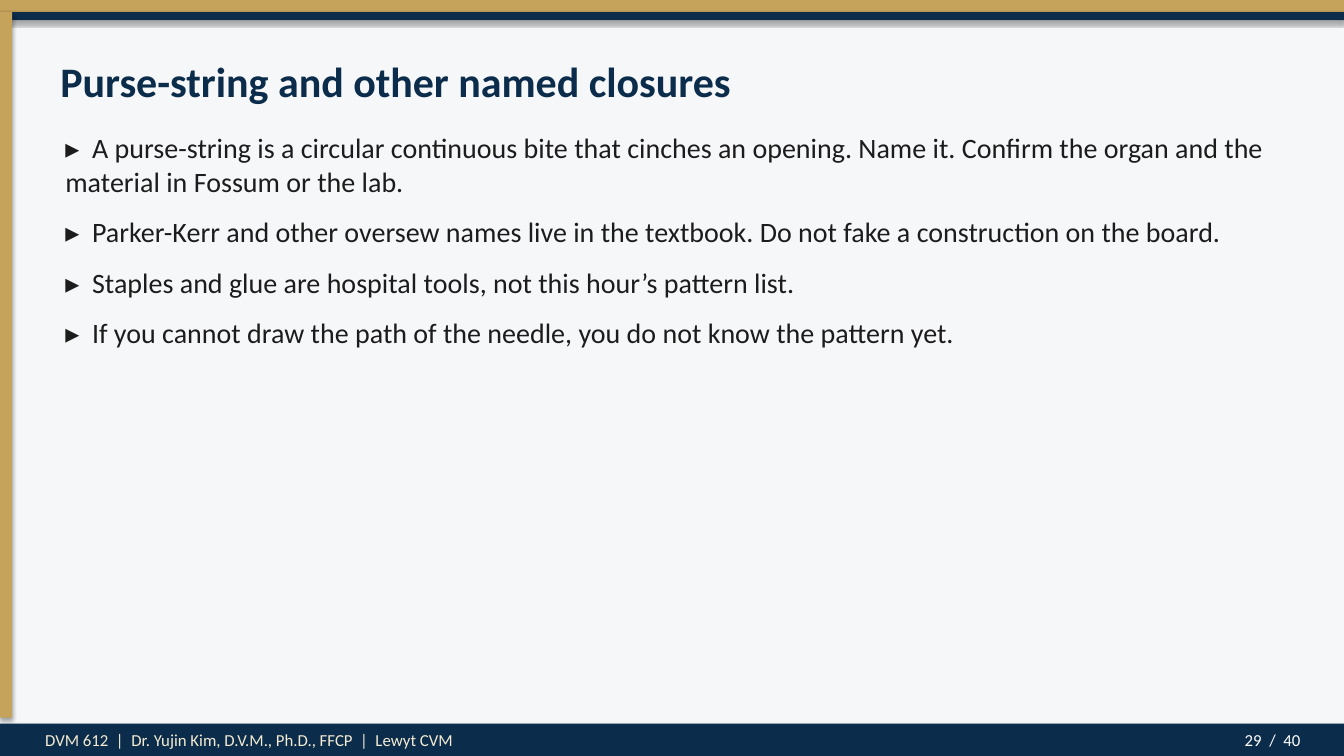
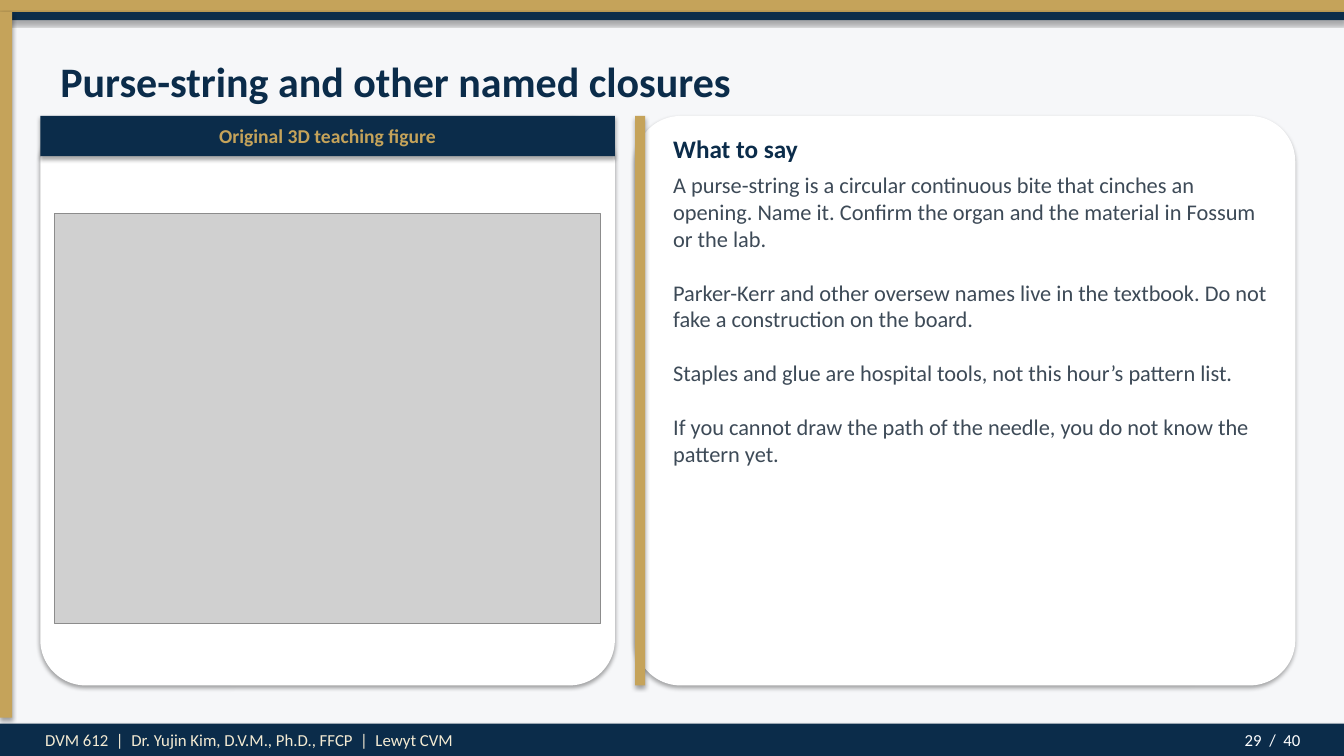
Before and after one commit to drkimvet/happycare, a slide deck: slide 29 of lectures/DVM-612_Week7_Suture_Patterns_Closures.pptx. Drawn at 1344x756 pixels with LibreOffice and Linux fonts; fonts in the diff are those of the drawing; grey boxes stand for pictures. Boxes give left, top, right and bottom in pixels: in the first picture for what was removed or moved away, otherwise in the second. Text is boxed around its words. In the diff, an @@ line names an element or a change of style, - is before the commit and + after.

```diff
--- a/lectures/DVM-612_Week7_Suture_Patterns_Closures.pptx
+++ b/lectures/DVM-612_Week7_Suture_Patterns_Closures.pptx
@@ rounded rectangle added at (x1=40, y1=116, x2=615, y2=686), fill #FFFFFF @@
@@ rectangle added at (x1=40, y1=116, x2=615, y2=156), fill #0B2C4A @@
@@ rounded rectangle added at (x1=635, y1=116, x2=1296, y2=686), fill #FFFFFF @@
@@ rectangle added at (x1=635, y1=116, x2=645, y2=686), fill #C5A35A @@
@@ text added at (x1=219, y1=129, x2=435, y2=147), 14 pt, text #C5A35A, bold @@
+Original 3D teaching figure
@@ text added at (x1=673, y1=140, x2=798, y2=162), 18 pt, text #0B2C4A, bold @@
+What to say
@@ text at (x1=673, y1=177, x2=1266, y2=466): text changed; size 20 to 16 pt; text colour #1C1C1C to #3D4A57 @@
-▸ A purse-string is a circular continuous bite that cinches an opening. Name it. Confirm the organ and the material in Fossum or the lab.
-▸ Parker-Kerr and other oversew names live in the textbook. Do not fake a construction on the board.
-▸ Staples and glue are hospital tools, not this hour’s pattern list.
-▸ If you cannot draw the path of the needle, you do not know the pattern yet.
+A purse-string is a circular continuous bite that cinches an opening. Name it. Confirm the organ and the material in Fossum or the lab.
+Parker-Kerr and other oversew names live in the textbook. Do not fake a construction on the board.
+Staples and glue are hospital tools, not this hour’s pattern list.
+If you cannot draw the path of the needle, you do not know the pattern yet.
@@ picture added at (x1=54, y1=214, x2=601, y2=624) @@
```
Also in this commit, not shown: 10 other slides changed, 17 other files.
